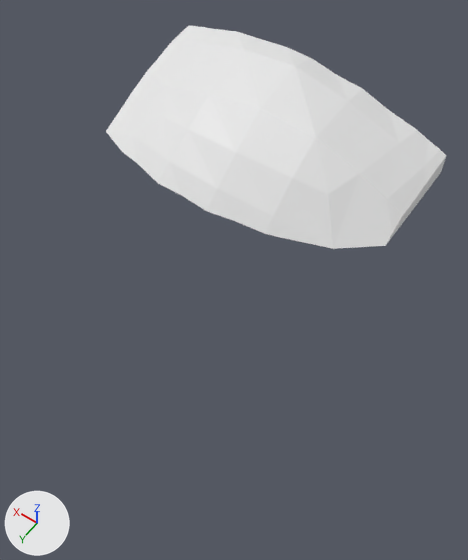
One commit to the glTF model assets/terrain/surface_pieces/surf_26_8.glb: the scene before it, then after it.
The view is the same before and after, from a 50 mm camera at (18.2, 73.14, -12.95) aimed at (22.29, 67.42, -21.94). The lights are fixed; the arrows at lower left show +X, +Y and +Z. The first picture is the older version. Where no turn or scale is listed for an object, it has been applied to the vertices.

The first picture shows 'geometry_0'.
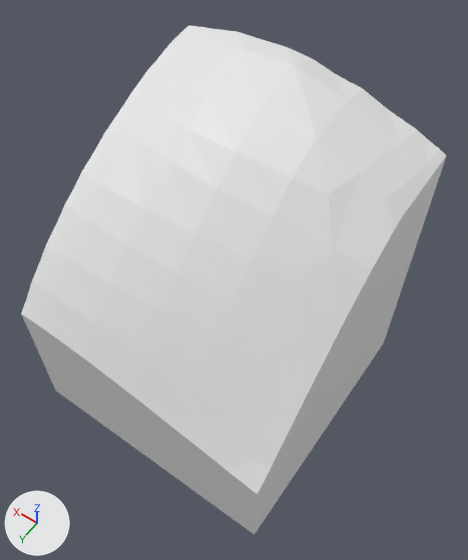
Boxes (x1, y1, x2, y2) around the edits, measured in the pictures (468 x 560 px):
'geometry_0', reshaped (25% wider, 127% taller): before (106, 25, 446, 249); after (21, 25, 446, 534)
part 1 of me_geometry_0, built on: before (106, 128, 441, 249); after (21, 128, 441, 534)

The edits, one by one:
me_geometry_0 is used by ob_geometry_0; location (0.0, 0.0, 0.0).
me_geometry_0 had 68 vertices, 132 faces and spanned x 20.0..25.0, y 65.0..67.83, z -20.0..-18.79.
me_geometry_0 now has 117 vertices, 230 faces and spans x 20.0..25.0, y 65.0..70.0, z -25.0..-18.79.
Part 1, on me_geometry_0:
17 vertices are removed from x 20.0..25.0, y 65.0..67.83, z -20.0.
70 faces are deleted.
3 vertices move from x 20.52..24.97, y 67.32..67.47, z -20.0 to x 20.0..25.0, y 67.22..67.7, z -20.23..-20.01.
66 vertices are added at x 20.0..25.0, y 65.0..70.0, z -25.0..-20.01.
168 new faces join them.
